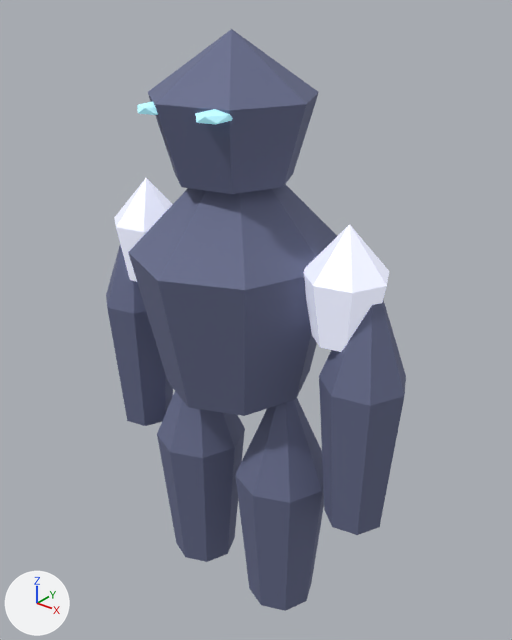
An edit to the glTF model assets/models/glb/deep-fracture-creature-StoneSentinel-storm.glb, drawn before and after from the same camera.
Before and after are seen from a 50 mm lens placed at (2.55, -3.02, 3.76), pointed at (0.04, 0.12, 1.81). Every picture has the same lights, and +X, +Y and +Z are marked at lower left. The picture after the commit comes second.

Script lines for the objects in view, before the commit:
```python
ob_arm_left = bpy.data.objects.new('arm-left', me_arm_left)
ob_arm_left.location = (-0.888, 0.0, 1.581)
ob_arm_right = bpy.data.objects.new('arm-right', me_arm_right)
ob_arm_right.location = (0.912, 0.0, 1.581)
ob_armor_core_left = bpy.data.objects.new('armor-core-left', me_armor_core_left)
ob_armor_core_left.location = (-0.738, 0.0, 2.272)
ob_armor_core_right = bpy.data.objects.new('armor-core-right', me_armor_core_right)
ob_armor_core_right.location = (0.762, 0.0, 2.272)
ob_chest_block = bpy.data.objects.new('chest-block', me_chest_block)
ob_chest_block.location = (0.0, 0.0, 2.171)
ob_head_block = bpy.data.objects.new('head-block', me_head_block)
ob_head_block.location = (0.024, -0.03, 3.111)
ob_leg_left = bpy.data.objects.new('leg-left', me_leg_left)
ob_leg_left.location = (-0.36, 0.0, 0.69)
ob_leg_right = bpy.data.objects.new('leg-right', me_leg_right)
ob_leg_right.location = (0.36, 0.0, 0.69)
```
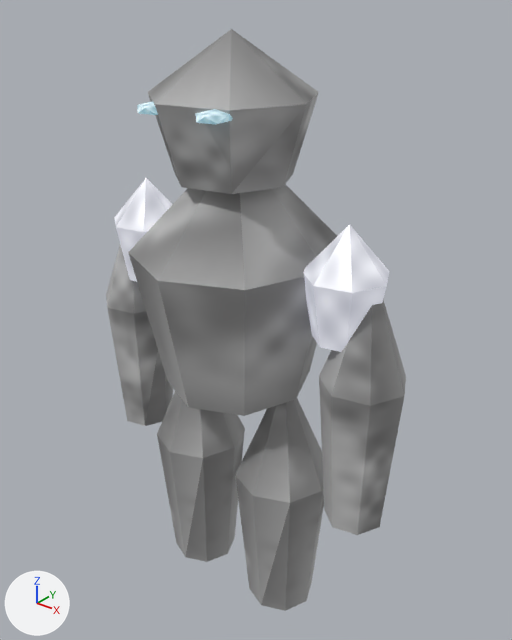
The change, as a diff of the scene's bpy script:
```diff
--- a/assets/models/glb/deep-fracture-creature-StoneSentinel-storm.glb.py
+++ b/assets/models/glb/deep-fracture-creature-StoneSentinel-storm.glb.py
@@ img_a024851ca806c911 @@
+img_a024851ca806c911 = load_image('a024851ca806c911', '_unpacked/a024851ca806c911', 256, 256, 'sRGB')
@@ img_47c10eca8ccae7da @@
+img_47c10eca8ccae7da = load_image('47c10eca8ccae7da', '_unpacked/47c10eca8ccae7da', 256, 256, 'sRGB')
@@ mat_export_source_crystal @@
+mat_export_source_crystal = principled_material('export-source.crystal')
+mat_export_source_crystal.texture = img_a024851ca806c911
+mat_export_source_crystal.metallic = 0.18
+mat_export_source_crystal.roughness = 0.24
+mat_export_source_crystal.emission_color = (0.321, 0.331, 0.392)  # grey #9a9ca8
+mat_export_source_crystal.emission_strength = 1.0
@@ mat_export_source_001_carapace @@
+mat_export_source_001_carapace = principled_material('export-source.001.carapace')
+mat_export_source_001_carapace.texture = img_47c10eca8ccae7da
+mat_export_source_001_carapace.metallic = 0.12
+mat_export_source_001_carapace.roughness = 0.78
@@ me_chest_block @@
 me_chest_block.from_pydata(...)  # 18 vertices, 32 faces; spans x -0.62..0.62, y -0.66..0.66, z -0.8..0.8
-me_chest_block.materials.append(mat_export_source_001)  # blue #6b7191
+me_chest_block.materials.append(mat_export_source_001_carapace)  # picture img_47c10eca8ccae7da
@@ me_head_block @@
 me_head_block.from_pydata(...)  # 16 vertices, 28 faces; spans x -0.456..0.456, y -0.468..0.468, z -0.401..0.401
-me_head_block.materials.append(mat_export_source_001)  # blue #6b7191
+me_head_block.materials.append(mat_export_source_001_carapace)  # picture img_47c10eca8ccae7da
@@ me_armor_core_left @@
 me_armor_core_left.from_pydata(...)  # 16 vertices, 28 faces; spans x -0.228..0.228, y -0.234..0.234, z -0.342..0.342
-me_armor_core_left.materials.append(mat_export_source)  # white #eaedff, glowing grey #9a9ca8
+me_armor_core_left.materials.append(mat_export_source_crystal)  # picture img_a024851ca806c911, glowing grey #9a9ca8
@@ me_armor_core_right @@
 me_armor_core_right.from_pydata(...)  # 16 vertices, 28 faces; spans x -0.228..0.228, y -0.234..0.234, z -0.342..0.342
-me_armor_core_right.materials.append(mat_export_source)  # white #eaedff, glowing grey #9a9ca8
+me_armor_core_right.materials.append(mat_export_source_crystal)  # picture img_a024851ca806c911, glowing grey #9a9ca8
@@ me_arm_left @@
 me_arm_left.from_pydata(...)  # 16 vertices, 28 faces; spans x -0.24..0.24, y -0.24..0.24, z -0.86..0.86
-me_arm_left.materials.append(mat_export_source_001)  # blue #6b7191
+me_arm_left.materials.append(mat_export_source_001_carapace)  # picture img_47c10eca8ccae7da
@@ me_arm_right @@
 me_arm_right.from_pydata(...)  # 16 vertices, 28 faces; spans x -0.24..0.24, y -0.24..0.24, z -0.86..0.86
-me_arm_right.materials.append(mat_export_source_001)  # blue #6b7191
+me_arm_right.materials.append(mat_export_source_001_carapace)  # picture img_47c10eca8ccae7da
@@ me_leg_left @@
 me_leg_left.from_pydata(...)  # 18 vertices, 32 faces; spans x -0.31..0.31, y -0.31..0.31, z -0.91..0.91
-me_leg_left.materials.append(mat_export_source_001)  # blue #6b7191
+me_leg_left.materials.append(mat_export_source_001_carapace)  # picture img_47c10eca8ccae7da
@@ me_leg_right @@
 me_leg_right.from_pydata(...)  # 18 vertices, 32 faces; spans x -0.31..0.31, y -0.31..0.31, z -0.91..0.91
-me_leg_right.materials.append(mat_export_source_001)  # blue #6b7191
+me_leg_right.materials.append(mat_export_source_001_carapace)  # picture img_47c10eca8ccae7da
```

Where the change shows, as pixel boxes [x1, y1, x2, y2] in the pictures (512 x 640 px):
'chest-block', recoloured (blue to grey): [128, 184, 337, 416] in both
'head-block', recoloured (blue to grey): [148, 29, 319, 194] in both
'arm-right', recoloured (lighter): [319, 300, 406, 535] in both
'leg-right', recoloured (lighter): [235, 398, 324, 611] in both
'leg-left', recoloured (lighter): [157, 391, 245, 562] in both
'armor-core-right', recoloured: [303, 224, 389, 352] in both
'arm-left', recoloured (lighter): [106, 245, 173, 426] in both
'armor-core-left', recoloured: [114, 178, 173, 282] in both
